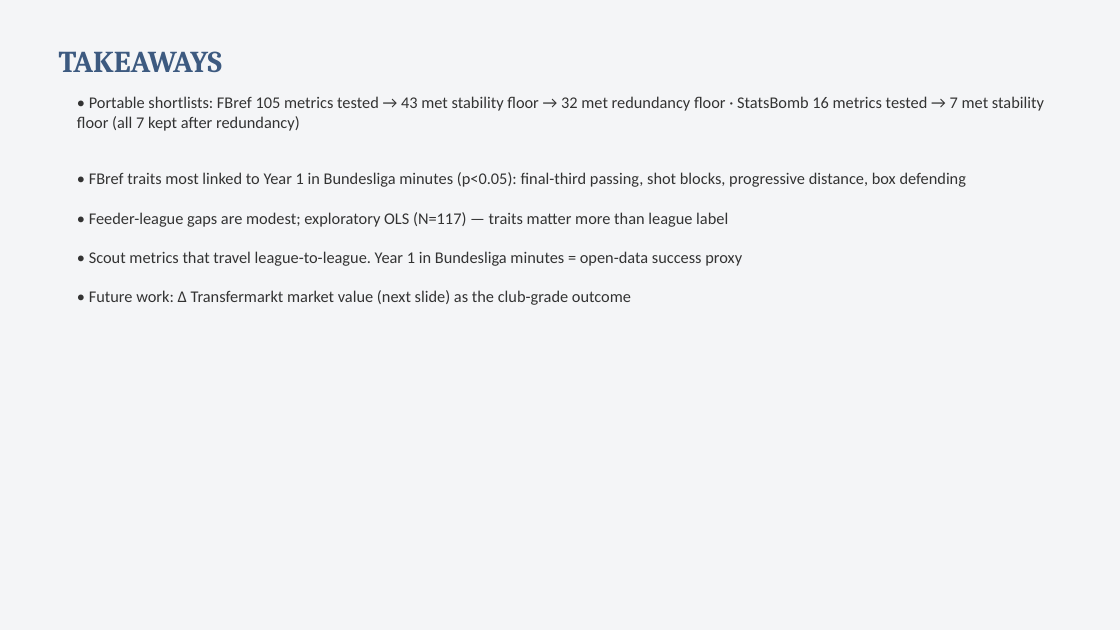
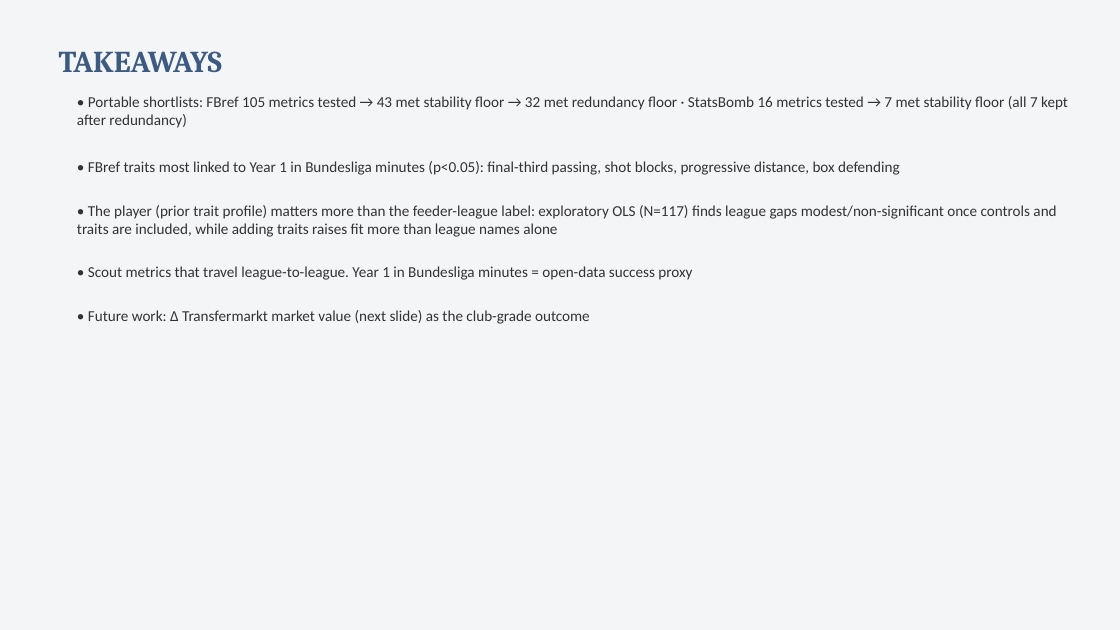
Before and after one commit to colbymorris08/bundesliga-transfer-traits, a slide deck: slide 20 of bundesliga_transfer_traits.pptx. Drawn at 1120x630 pixels with LibreOffice and Linux fonts; fonts in the diff are those of the drawing. Boxes give left, top, right and bottom in pixels: in the first picture for what was removed or moved away, otherwise in the second. Text is boxed around its words. In the diff, an @@ line names an element or a change of style, - is before the commit and + after.

```diff
--- a/bundesliga_transfer_traits.pptx
+++ b/bundesliga_transfer_traits.pptx
@@ text at [77,96,1068,324]: size 14 to 13 pt in "• Portable shortlists: FBref 105 metrics tested ...", "• FBref traits most linked to Year ...", "• Scout metrics that travel league-to-league. Year ...", "• Future work: Δ Transfermarkt market value ..." @@
@@ text at [77,205,1056,237]: text changed; size 14 to 13 pt @@
-• Feeder-league gaps are modest; exploratory OLS (N=117) — traits matter more than league label
+• The player (prior trait profile) matters more than the feeder-league label: exploratory OLS (N=117) finds league gaps modest/non-significant once controls and traits are included, while adding traits raises fit more than league names alone
```
Also in this commit, not shown: 2 other slides changed.
